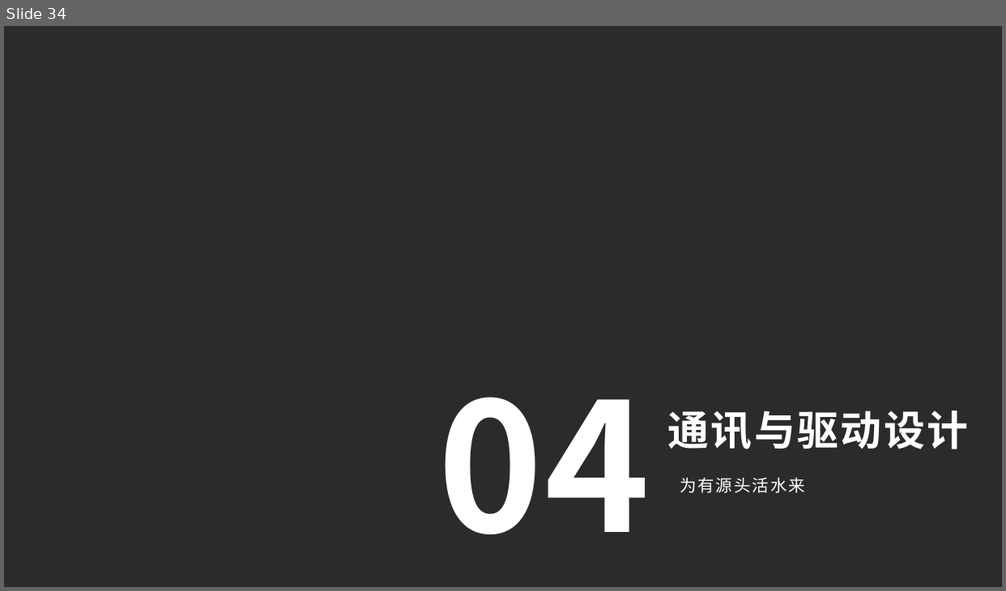
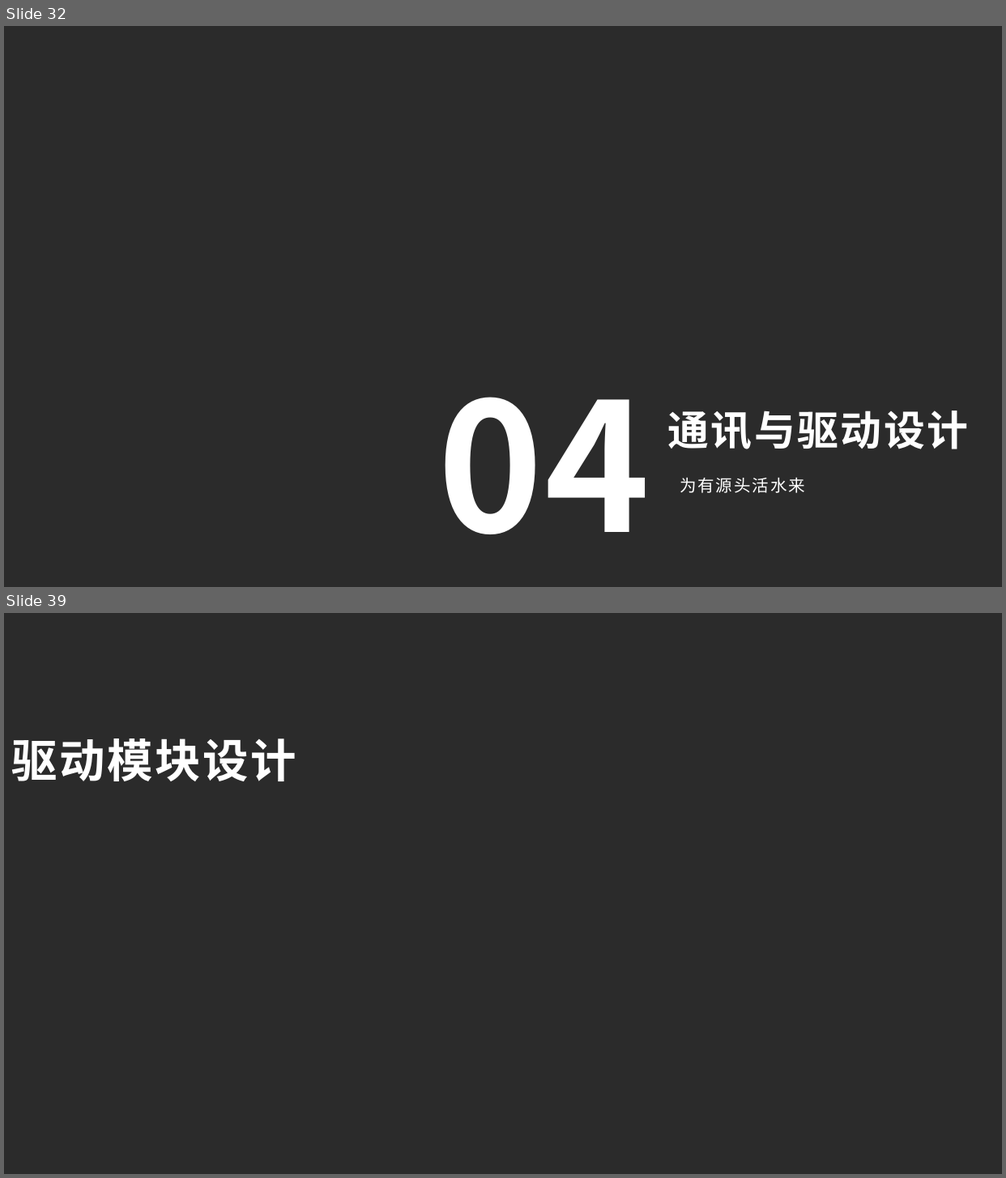
Before and after one commit to QiuYi111/AutonomousCar-, a slide deck: LiteratureReview/ppt/自主移动车原型设计.pptx. Shown one above the other, each under a label of ours: slide 34 before the commit, slides 32 and 39 after it; the slides between them are not shown. The pictures are 1006x591 and 1006x1178 pixels, drawn with LibreOffice and Linux fonts; fonts in the diff are those of the drawing; background and template pictures are left out; a plain dark background stands for a picture behind light text. Boxes give left, top, right and bottom in pixels: in the first picture for what was removed or moved away, otherwise in the second. Text is boxed around its words. In the diff, an @@ line names an element or a change of style, - is before the commit and + after.

```diff
--- a/LiteratureReview/ppt/自主移动车原型设计.pptx
+++ b/LiteratureReview/ppt/自主移动车原型设计.pptx
@@ slide 39 added at bbox=[4, 613, 1002, 1174], background picture (left out) @@
@@ title added at bbox=[11, 739, 296, 781], 44 pt, text #FFFFFF, bold @@
+驱动模块设计
@@ what was slide 34 is now slide 32 @@
```
Also in this commit, not shown: 26 slides changed, 2 other slides added, 3 slides removed, 1 other file.
